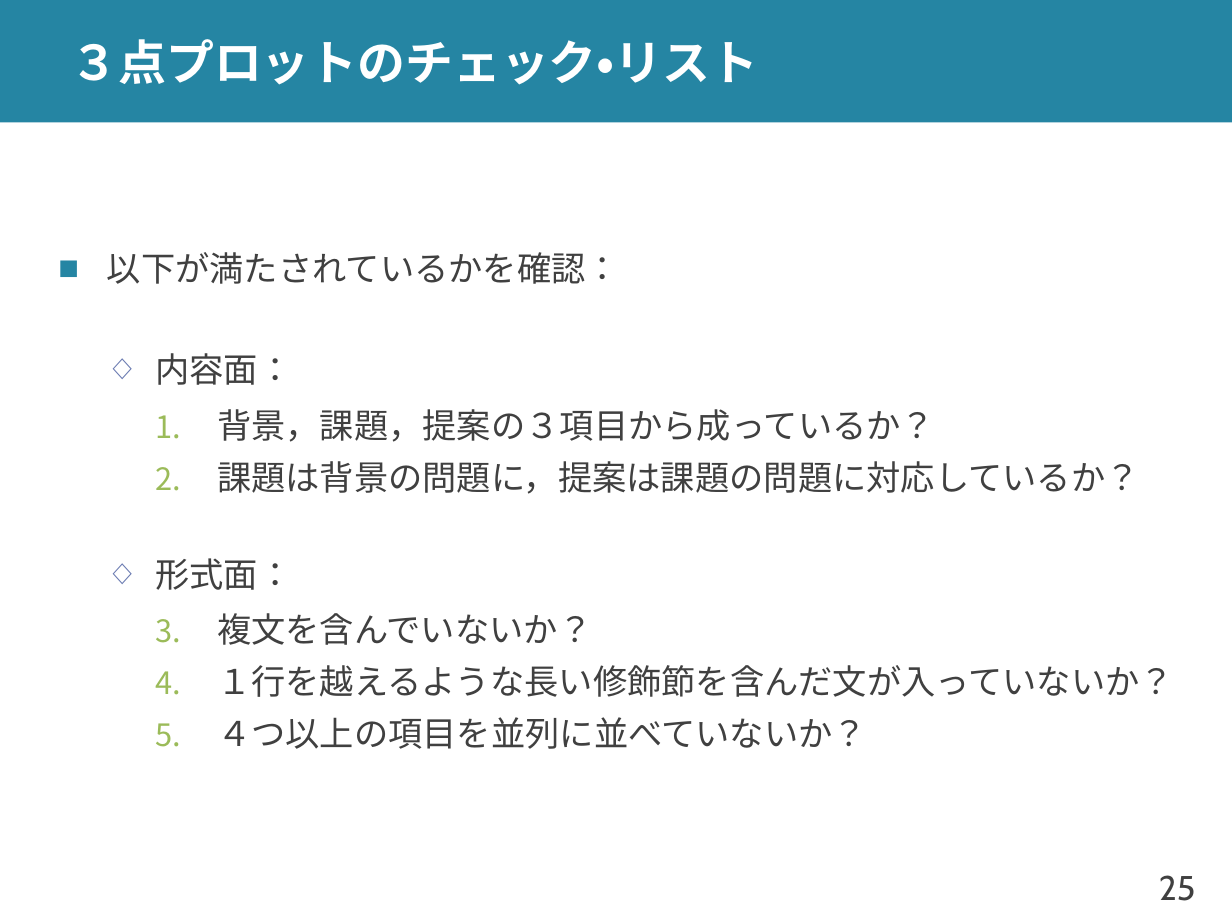
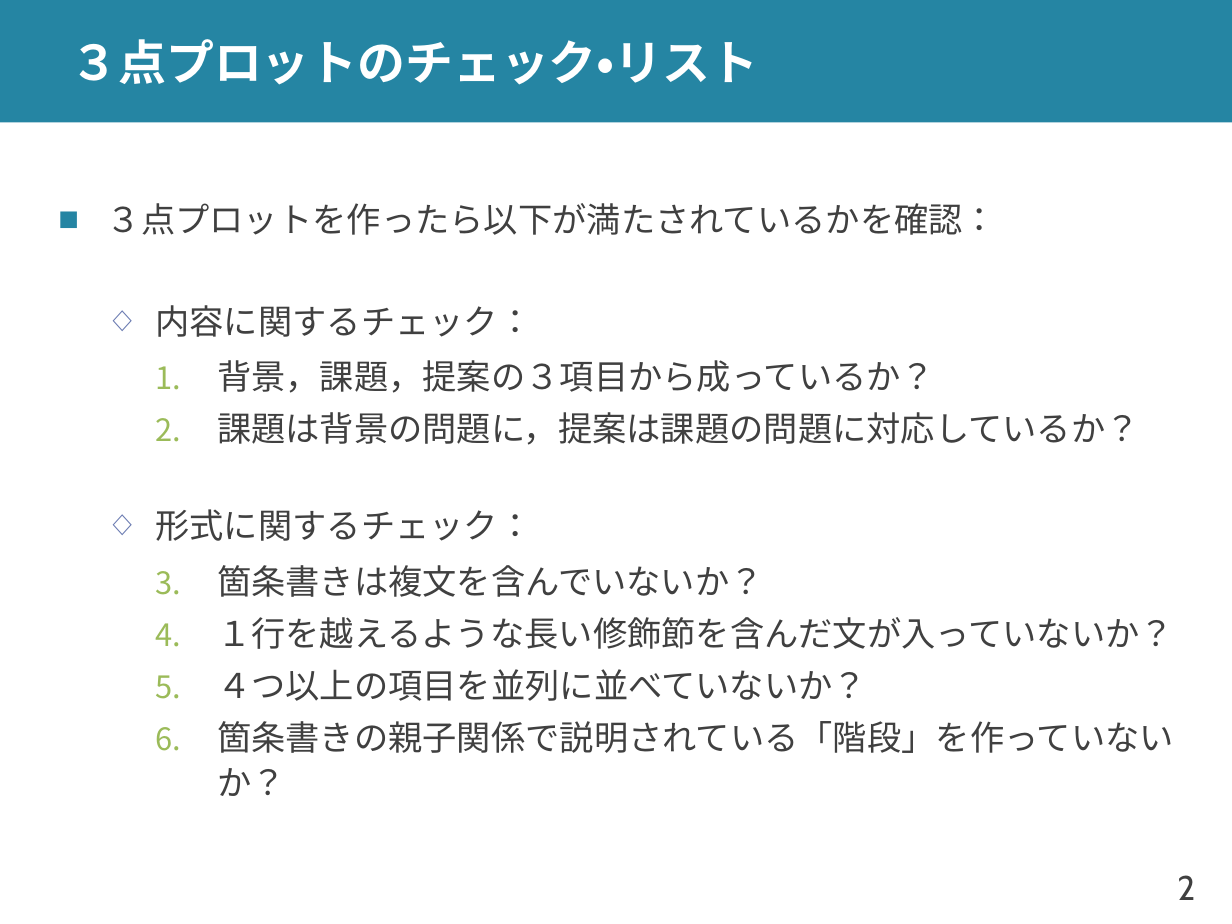
Before and after one commit to shioya-lab/how-to, a slide deck: slide 2 of plot.pptx (slide 25 before the commit). Drawn at 1232x924 pixels with LibreOffice and Linux fonts; fonts in the diff are those of the drawing. Boxes give left, top, right and bottom in pixels: in the first picture for what was removed or moved away, otherwise in the second. Text is boxed around its words. In the diff, an @@ line names an element or a change of style, - is before the commit and + after.

Commit message:
plot を v7 に
プロットの種類の名前を変更
イントロプロットに加筆

```diff
--- a/plot.pptx
+++ b/plot.pptx
@@ text at (x1=107, y1=203, x2=997, y2=337): text changed @@
-■ 以下が満たされているかを確認：
-  ◇ 内容面：
+■ ３点プロットを作ったら以下が満たされているかを確認：
+  ◇ 内容に関するチェック：
@@ text at (x1=155, y1=509, x2=764, y2=597): text changed @@
-  ◇ 形式面：
-    3. 複文を含んでいないか？
+  ◇ 形式に関するチェック：
+    3. 箇条書きは複文を含んでいないか？
@@ text at (x1=217, y1=721, x2=1174, y2=796): paragraph added @@
+    6. 箇条書きの親子関係で説明されている「階段」を作っていないか？
@@ page number at (x1=1177, y1=875, x2=1195, y2=900): text changed @@
-25
+2
```
Also in this commit, not shown: 18 other slides changed, 5 slides added, 2 slides removed, 1 other file.
